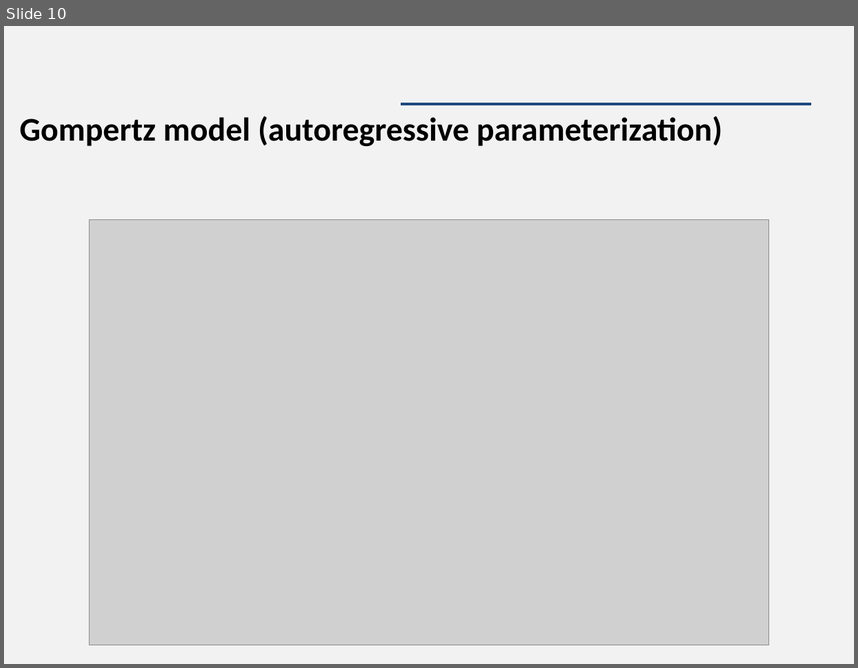
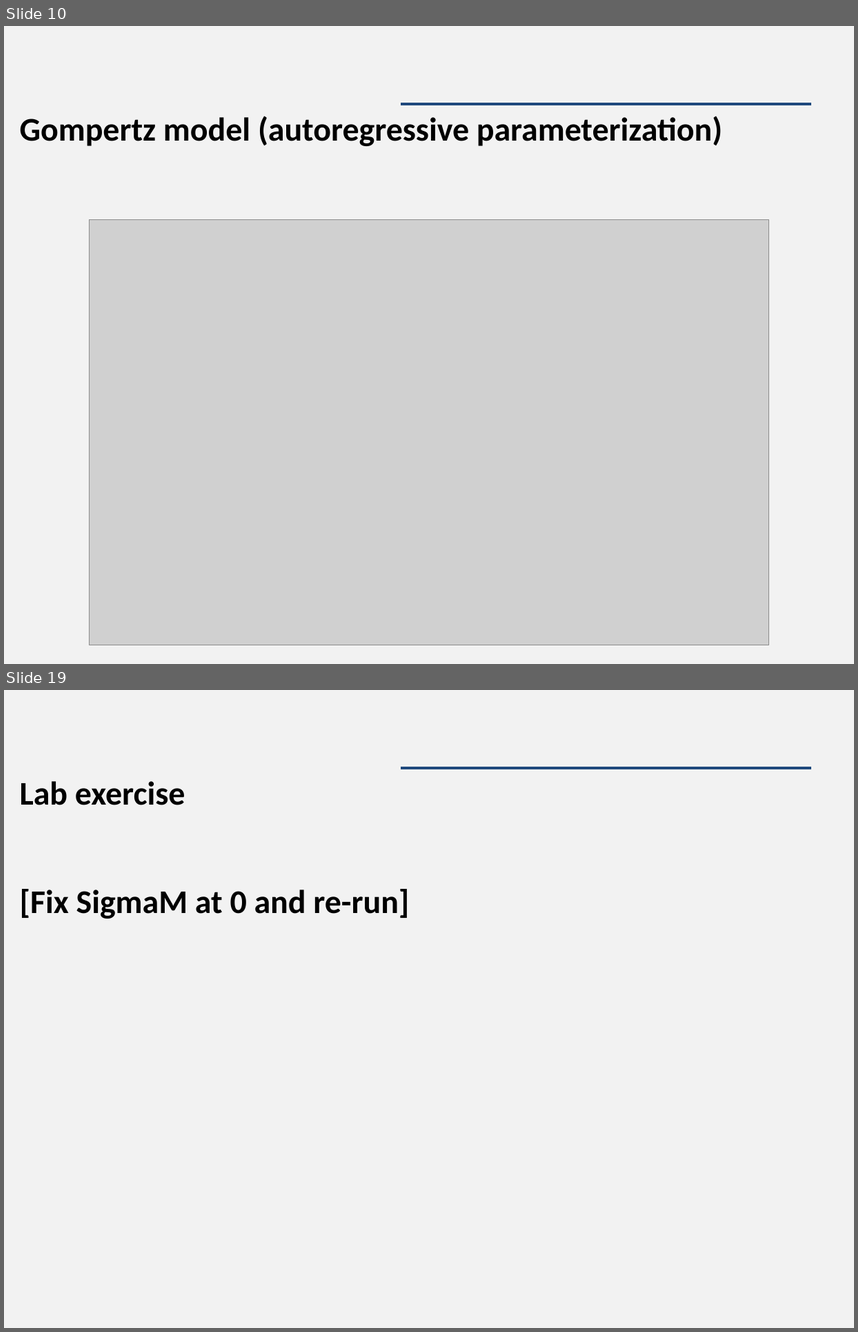
Before and after one commit to James-Thorson/2018_FSH556, a slide deck: Week 3 -- Temporal Models/Lab/Lab 3 -- Gompertz model.pptx. Shown one above the other, each under a label of ours: slide 10 before the commit, slides 10 and 19 after it; the slides between them are not shown. The pictures are 858x668 and 858x1332 pixels, drawn with LibreOffice and Linux fonts; fonts in the diff are those of the drawing; grey boxes stand for pictures. Boxes give left, top, right and bottom in pixels: in the first picture for what was removed or moved away, otherwise in the second. Text is boxed around its words. In the diff, an @@ line names an element or a change of style, - is before the commit and + after.

Commit message:
Modified Week 3 lab...
... but didn't add exercise code yet

```diff
--- a/Week 3 -- Temporal Models/Lab/Lab 3 -- Gompertz model.pptx
+++ b/Week 3 -- Temporal Models/Lab/Lab 3 -- Gompertz model.pptx
@@ slide 19 added at [4,690,854,1328], background #F2F2F2; not listed: 1 template element that a slide beside it also shows @@
@@ text added at [20,781,409,918], 28 pt, text #000000, bold @@
+Lab exercise
+[Fix SigmaM at 0 and re-run]
```
Also in this commit, not shown: 1 slide changed, 7 other slides added, 10 other files.
